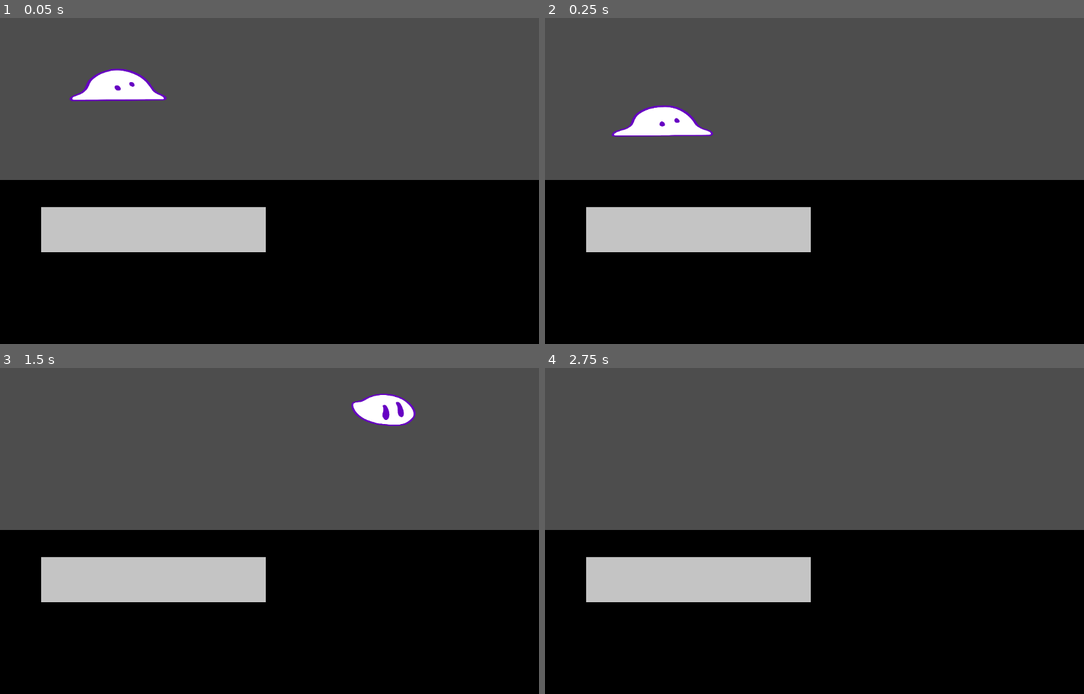
Above: before the commit, frames 1-4 (two rows, left to right).
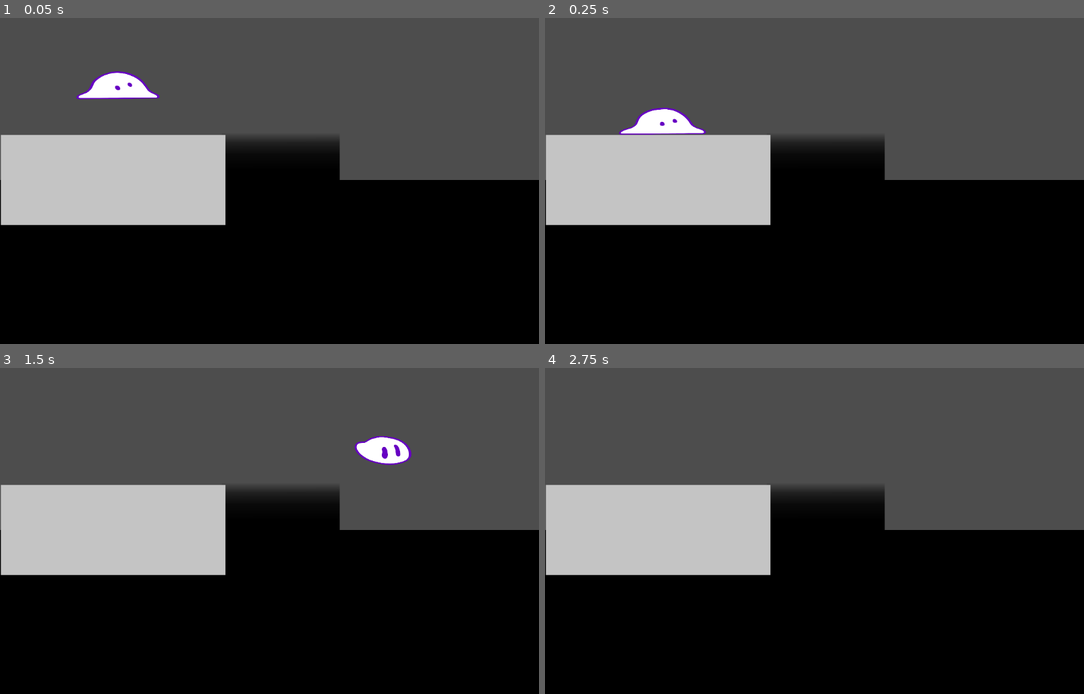
Above: after the commit, the same moments.

Repository: Globs-United/Project
Game: Godot game, scene res://lvl1.tscn
Same seed, same stepped clock (60 frames per second), same inputs: the game is played once before the commit and once after it.
Inputs:
- Up to frame 1 (0.05 s): no input
- Up to frame 2 (0.25 s): no input
- Up to frame 3 (1.5 s): hold Right (moveRight) from 0.53 s (still down); tap Space (jump) at 0.6, 0.77, 1.07, 1.35 s
- Up to frame 4 (2.75 s): tap Space (jump) at 1.52, 1.82, 2.1 s; release Right (moveRight) at 2.03 s; hold Left (moveLeft) from 2.03 s (still down)

The runs differ from the first frame. In frame 1, 17% of the frame differs, in the area x 0-64%, y 15-72%; in frame 2, 17%; in frame 3, 18%, in the area x 0-78%, y 7-72%; in frame 4, 16%.

Commit message:
the pit, player update
Player successfully dies and restarts game. The post-death timer will have to be tested further
REMEMBER TO TURN OFF-SCREEN DEATH BACK ON WITH CAMERA-Y FOLLOWING
The pit works now and has a better name

Diff:
--- a/lvl1.tscn
+++ b/lvl1.tscn
@@ -1,8 +1,9 @@
-[gd_scene load_steps=6 format=3 uid="uid://bgvo0sua3mcnq"]
+[gd_scene load_steps=7 format=3 uid="uid://bgvo0sua3mcnq"]
 
 [ext_resource type="Texture2D" uid="uid://ccbim107j7xxo" path="res://sprites/2025_03_29_0iw_Kleki.png" id="1_wg0iv"]
 [ext_resource type="Script" uid="uid://caa25t2cwn6p6" path="res://bottom.gd" id="2_ok8r0"]
 [ext_resource type="PackedScene" uid="uid://bqao8gba5f2ao" path="res://object_scenes/player.tscn" id="3_audra"]
+[ext_resource type="PackedScene" uid="uid://bqje7ogfhssvg" path="res://object_scenes/pit.tscn" id="4_audra"]
 [ext_resource type="PackedScene" uid="uid://dgy4yrqbl7mvj" path="res://object_scenes/wall.tscn" id="4_x7kom"]
 [ext_resource type="Script" uid="uid://w8iguxe1l24l" path="res://scripts/camera_2d.gd" id="5_ok8r0"]
 
@@ -10,16 +11,20 @@
 
 [node name="bottom (temp)" type="Sprite2D" parent="."]
 z_index = -5
-position = Vector2(76, 577)
+position = Vector2(-99, 604)
 texture = ExtResource("1_wg0iv")
 script = ExtResource("2_ok8r0")
 
 [node name="Player" parent="." instance=ExtResource("3_audra")]
 position = Vector2(251, 148)
 
+[node name="Pit" parent="." instance=ExtResource("4_audra")]
+position = Vector2(600, 350)
+scale = Vector2(0.7, 0.5)
+
 [node name="Wall" parent="." instance=ExtResource("4_x7kom")]
-position = Vector2(328, 456)
-scale = Vector2(5, 1)
+position = Vector2(242, 350)
+scale = Vector2(5, 2)
 
 [node name="Camera2D" type="Camera2D" parent="."]
 position = Vector2(576, 350)
--- /dev/null
+++ b/object_scenes/pit.tscn
@@ -0,0 +1,24 @@
+[gd_scene load_steps=4 format=3 uid="uid://bqje7ogfhssvg"]
+
+[ext_resource type="Script" uid="uid://cbe1xrignat7y" path="res://scripts/pit.gd" id="1_ky878"]
+[ext_resource type="Texture2D" uid="uid://cdpb26nn4ike3" path="res://sprites/pit.png" id="2_td4ai"]
+
+[sub_resource type="RectangleShape2D" id="RectangleShape2D_grrij"]
+size = Vector2(90, 20)
+
+[node name="Pit" type="Area2D"]
+scale = Vector2(0.2, 0.5)
+script = ExtResource("1_ky878")
+metadata/_edit_group_ = true
+
+[node name="Sprite2D" type="Sprite2D" parent="."]
+position = Vector2(4.76837e-06, 1.90735e-06)
+scale = Vector2(0.9, 1)
+texture = ExtResource("2_td4ai")
+
+[node name="CollisionShape2D" type="CollisionShape2D" parent="."]
+scale = Vector2(4, 1e-05)
+shape = SubResource("RectangleShape2D_grrij")
+
+[connection signal="body_entered" from="." to="." method="_on_body_entered"]
+[connection signal="body_exited" from="." to="." method="_on_body_exited"]
--- a/object_scenes/player.tscn
+++ b/object_scenes/player.tscn
@@ -97,7 +97,7 @@
 "duration": 1.0,
 "texture": ExtResource("10_t5otc")
 }],
-"loop": true,
+"loop": false,
 "name": &"death",
 "speed": 5.0
 }, {
@@ -129,7 +129,7 @@
 "duration": 1.0,
 "texture": ExtResource("10_t5otc")
 }],
-"loop": true,
+"loop": false,
 "name": &"deathY",
 "speed": 5.0
 }, {
@@ -286,15 +286,15 @@
 
 [sub_resource type="RectangleShape2D" id="RectangleShape2D_cwixu"]
 
-[node name="Player" type="CharacterBody2D"]
-scale = Vector2(0.7, 0.7)
+[node name="Player" type="CharacterBody2D" groups=["player"]]
+scale = Vector2(0.6, 0.6)
 script = ExtResource("1_cwixu")
 metadata/_edit_group_ = true
 
 [node name="AnimatedSprite2D" type="AnimatedSprite2D" parent="." groups=["player"]]
 scale = Vector2(0.867188, 0.507813)
 sprite_frames = SubResource("SpriteFrames_i3pqv")
-animation = &"jumpY"
+animation = &"deathY"
 
 [node name="CollisionShape2D" type="CollisionShape2D" parent="."]
 position = Vector2(0, -7)
@@ -307,5 +307,10 @@
 [node name="VisibleOnScreenNotifier2D" type="VisibleOnScreenNotifier2D" parent="."]
 scale = Vector2(15, 5)
 
+[node name="postDeath" type="Timer" parent="."]
+one_shot = true
+
+[connection signal="animation_finished" from="AnimatedSprite2D" to="." method="_on_animated_sprite_2d_animation_finished"]
 [connection signal="timeout" from="iFrames" to="." method="_on_i_frames_timeout"]
 [connection signal="screen_exited" from="VisibleOnScreenNotifier2D" to="." method="_on_leave_screen"]
+[connection signal="timeout" from="postDeath" to="." method="_on_post_death_timeout"]
--- /dev/null
+++ b/scripts/pit.gd
@@ -0,0 +1,11 @@
+extends Area2D
+
+
+
+func _on_body_exited(body: Node2D) -> void:
+	if body.is_in_group("player"):
+		print("Player detected")
+		get_tree().call_group("player", "change_world")
+	if body.is_in_group("enemy"):
+		get_tree().call_group("enemy", "change_world")
+	print("Body detected! Changing their world")
--- a/scripts/playerKate.gd
+++ b/scripts/playerKate.gd
@@ -13,8 +13,6 @@
 # number of milliseconds player has to click jump after falling off of a platform
 # Helps counter lack of hitbox in tail and is generally more user friendly
 var jumpTimeMax = 250;
-
-	#prevents flying due to SPACE spam
 var playerstate = "idle"
 	#idle, walk, jump, death
 var death_lock = false
@@ -36,8 +34,9 @@
 	if Yworld != $AnimatedSprite2D.flip_v:
 		Yworld = !Yworld
 		change_world()
-	if health <= 0:
+	if health <= 0 && !death_lock:
 		death()
+		print("player died")
 	# Don't do any calculations / move player if already dead.
 	if death_lock:
 		playeranim(delta)
@@ -45,15 +44,17 @@
 
 	# Add the gravity.  (+update is_in_air)
 	if not is_on_floor_custom:
-		velocity += get_gravity() * delta
-		#falling?
-		if velocity.y < 0:
+		velocity.y += gravity * delta
+		#double checks if jumping
+		if -1*sign(gravity) == sign(velocity.y):
 			playerstate = "jump"
 	if is_on_floor_custom:
 		jumpTime = jumpTimeMax;
 	else:
 		jumpTime -= delta * 1e3;
+
 	# Handle jump.
+
 	# Add jump preparation time before jump to account for that one animation frame
 	# where the blob tries to jump
 	# The blob accelerates upwards slowly during this wait time before immediately going up
@@ -69,16 +70,18 @@
 		$AnimatedSprite2D.frame = 0;
 	else:
 		if prepareJump:
+			jumpTime = 0;
 			if $AnimatedSprite2D.frame >= 1:
-				velocity.y = JUMP_VELOCITY
+				velocity.y = jump_velocity()
 				prepareJump = false;
 			else:
-				velocity.y += JUMP_VELOCITY * 0.12
+				velocity.y += jump_velocity() * 0.12
 	#"""# End jump preparation toggle
 
 
 	# dynamic jump, only letting occur once due to spamming == flying
 	# Temporarily removed because it wasn't working
+	#Kate: I see why it didn't work, jump_check wasn't where button is pressed as well
 	"""
 	if Input.is_action_just_released("jump") and velocity.y < 0:
 		if not jump_check:
@@ -87,6 +90,7 @@
 	"""
 
 	#I moved the horizontal flip so it applies on all nodes, not just walking
+	#??? their relative x positions==0 means that only the visible sprite needs to flip
 	$AnimatedSprite2D.flip_h = velocity.x < 0
 
 	#Idle / Walk animations
@@ -153,30 +157,43 @@
 		else:
 			jumpFrame = 0;
 	elif playerstate == "death":
-		if !death_animation_over:
-			$AnimatedSprite2D.play("death" + animation_name_modifier)
-			if $AnimatedSprite2D.frame >= 8:
-				death_animation_over = true;
-		else:
-			$AnimatedSprite2D.play("blank")
+		$AnimatedSprite2D.play("death" + animation_name_modifier)
+		#if !death_animation_over:
+
+		#else:
+		#	$AnimatedSprite2D.play("blank")
 
 
 
 
 
 func change_world():
+	print("Player changing world")
 	Yworld = !Yworld
 	$AnimatedSprite2D.flip_v = !($AnimatedSprite2D.flip_v)
-	$".".y *= -1
+	#replaced flipping y of self in case it changed the player's position in the game
+	$AnimatedSprite2D.position.y *= -1
+	$CollisionShape2D.position.y *= -1
+	$VisibleOnScreenNotifier2D.position.y *= -1
+	gravity *= -1
+	#jump velocity "flipped" in jump_velocity()
 
 
 
 
 
 func death():
+	playerstate = "death"
 	death_lock = true
-	playerstate = "death"
 	death_animation_over = false;
+
+
+
+func jump_velocity() -> float:
+	if Yworld:
+		return JUMP_VELOCITY *-1
+	else:
+		return JUMP_VELOCITY
 
 
 
@@ -193,6 +210,17 @@
 func _on_i_frames_timeout() -> void:
 	can_be_hit = true
 
-
+#REMEMBER TO TURN BACK ON WITH CAM-Y
 func _on_leave_screen() -> void:
-	health = 0
+	#health = 0
+	pass
+
+
+func _on_animated_sprite_2d_animation_finished() -> void:
+	if death_lock:
+		$postDeath.start()
+		print("Player finished dying")
+
+
+func _on_post_death_timeout() -> void:
+	get_tree().change_scene_to_file(get_tree().current_scene.scene_file_path)
Not shown, added: scripts/pit.gd.uid
Binary file added: sprites/pit.png
Not shown, added: sprites/pit.png.import
